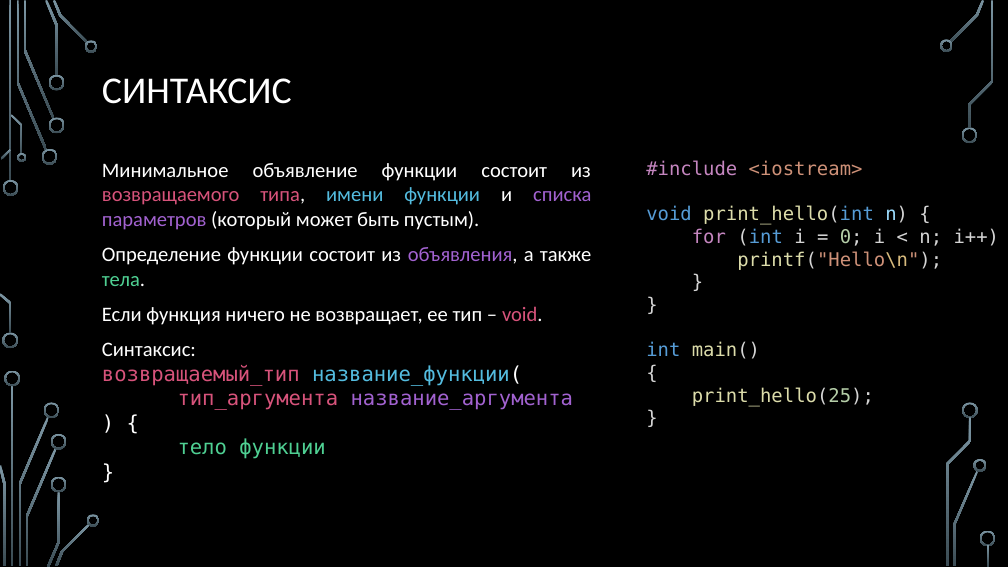
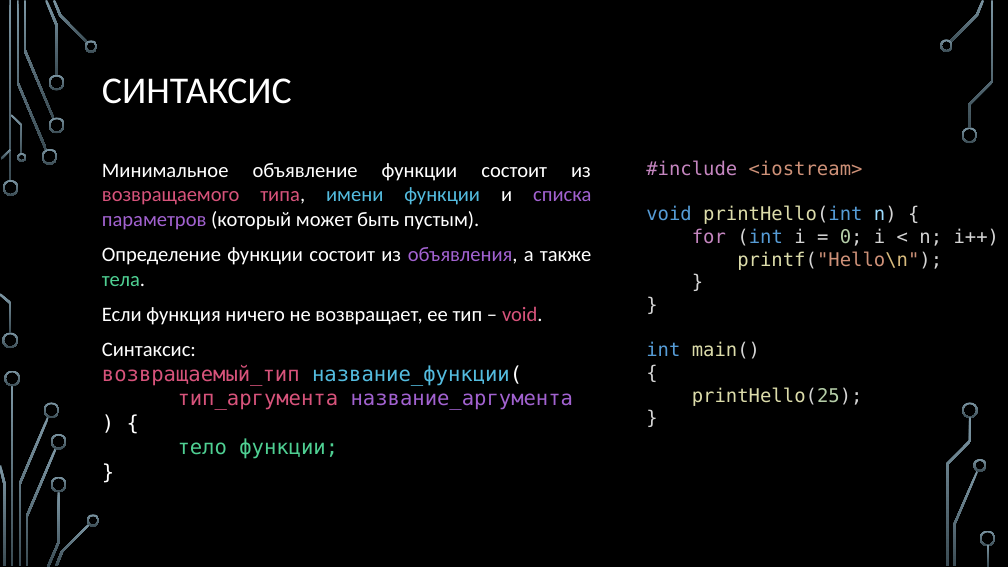
Before and after one commit to Denis-Source/algorithmic-computation, a slide deck: slide 5 of 10. Функции/10. Функции.pptx. Drawn at 1008x567 pixels with LibreOffice and Linux fonts; fonts in the diff are those of the drawing; background and template pictures are left out. Boxes give left, top, right and bottom in pixels: in the first picture for what was removed or moved away, otherwise in the second. Text is boxed around its words. In the diff, an @@ line names an element or a change of style, - is before the commit and + after.

```diff
--- a/10. Функции/10. Функции.pptx
+++ b/10. Функции/10. Функции.pptx
@@ text at [646,205,897,224]: text changed @@
-void print_hello(int n) {
+void printHello(int n) {
@@ text at [692,387,863,406]: text changed @@
-print_hello(25);
+printHello(25);
@@ text at [178,438,338,459]: text changed @@
-тело функции
+тело функции;
```
Also in this commit, not shown: 4 other slides changed, 6 other files.
